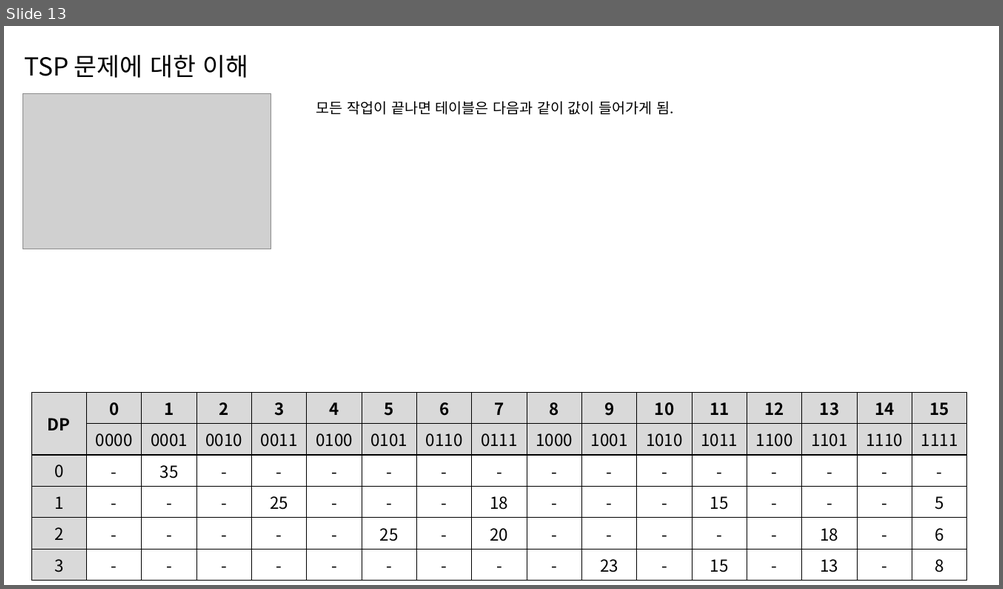
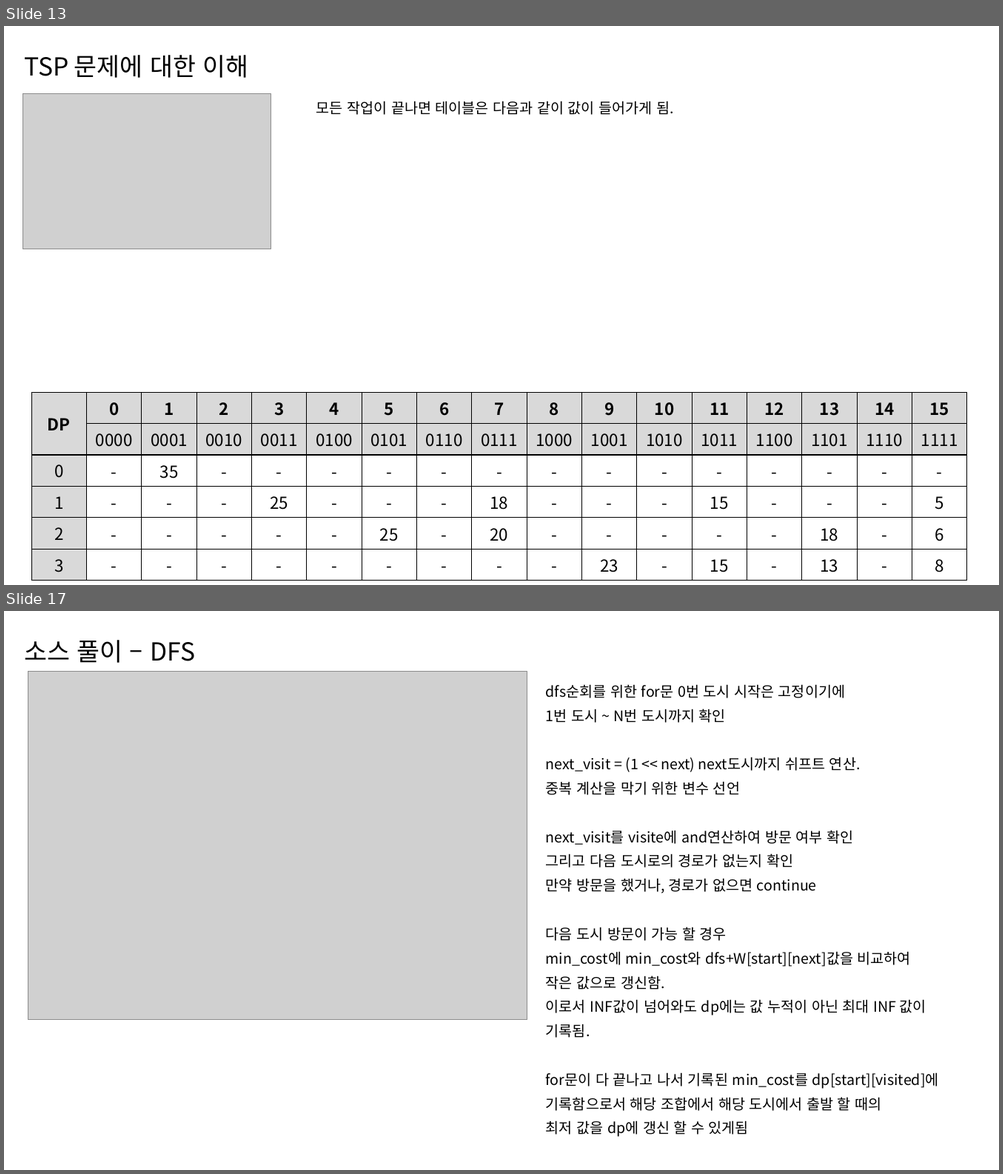
Before and after one commit to DMJester/PrivateStudy, a slide deck: DynamicProgramming/2098/백준 - 2098 ( TSP ).pptx. Shown one above the other, each under a label of ours: slide 13 before the commit, slides 13 and 17 after it; the slides between them are not shown. The pictures are 1003x589 and 1003x1174 pixels, drawn with LibreOffice and Linux fonts; fonts in the diff are those of the drawing; grey boxes stand for pictures. Boxes give left, top, right and bottom in pixels: in the first picture for what was removed or moved away, otherwise in the second. Text is boxed around its words. In the diff, an @@ line names an element or a change of style, - is before the commit and + after.

Commit message:
백준 2098 외판원 순회 문제 소스 추가

```diff
--- a/DynamicProgramming/2098/백준 - 2098 ( TSP ).pptx
+++ b/DynamicProgramming/2098/백준 - 2098 ( TSP ).pptx
@@ slide 17 added at box(4, 611, 999, 1170), background #FFFFFF @@
@@ subtitle added at box(25, 640, 195, 663), 24 pt, text #000000 @@
+소스 풀이 – DFS
@@ picture added at box(28, 672, 527, 1021) @@
@@ text added at box(546, 684, 939, 1137), 14 pt, text #000000 @@
+dfs순회를 위한 for문 0번 도시 시작은 고정이기에
+1번 도시 ~ N번 도시까지 확인
+next_visit = (1 << next) next도시까지 쉬프트 연산.
+중복 계산을 막기 위한 변수 선언
+next_visit를 visite에 and연산하여 방문 여부 확인
+그리고 다음 도시로의 경로가 없는지 확인
+만약 방문을 했거나, 경로가 없으면 continue
+다음 도시 방문이 가능 할 경우
+min_cost에 min_cost와 dfs+W[start][next]값을 비교하여
+작은 값으로 갱신함.
+이로서 INF값이 넘어와도 dp에는 값 누적이 아닌 최대 INF 값이
+기록됨.
+for문이 다 끝나고 나서 기록된 min_cost를 dp[start][visited]에
+기록함으로서 해당 조합에서 해당 도시에서 출발 할 때의
+최저 값을 dp에 갱신 할 수 있게됨
```
Also in this commit, not shown: 4 other slides added, 1 other file.
